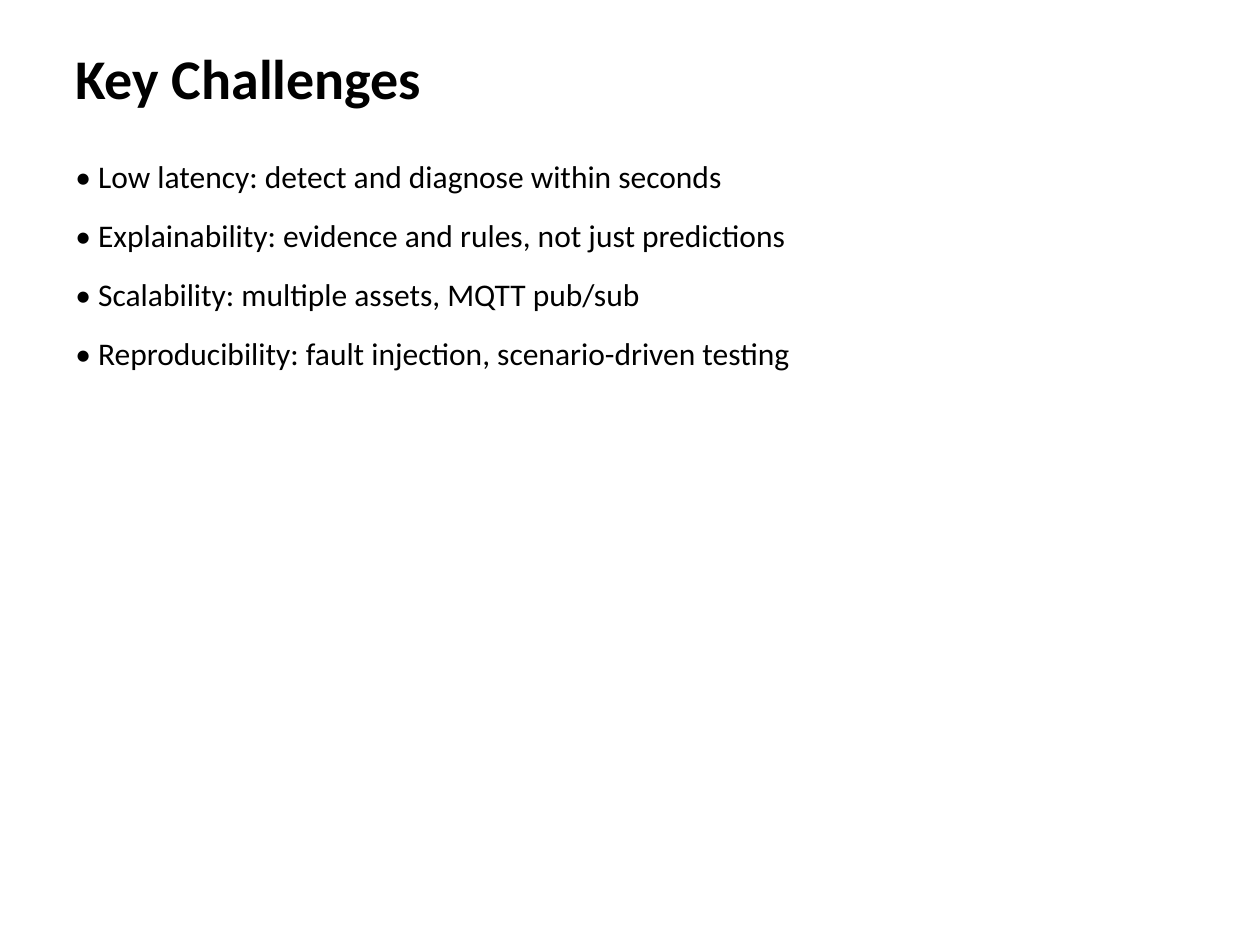
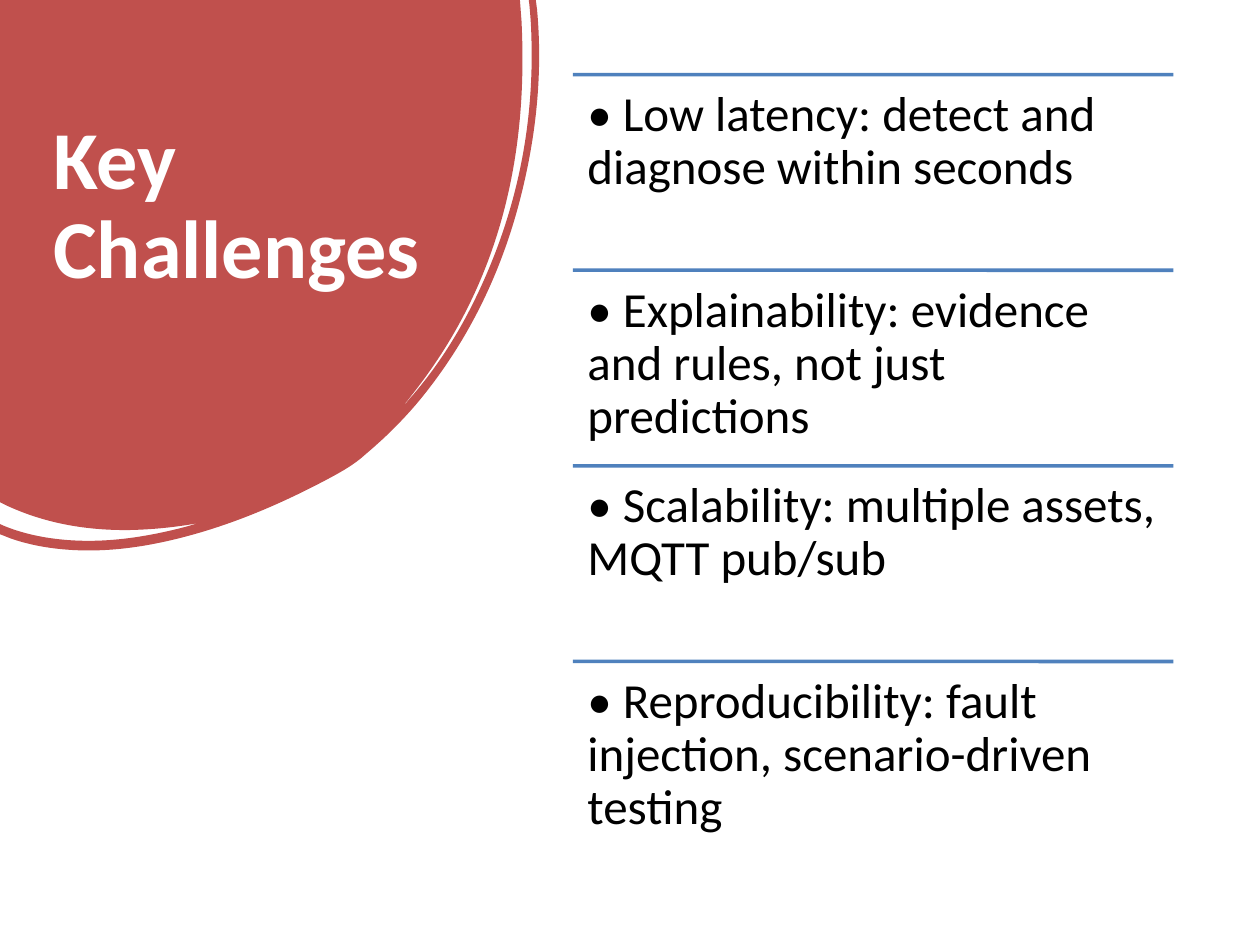
Before and after one commit to Haoj1/Powerplant-Multi-Agent, a slide deck: slide 6 of docs/Multi-Agent_Powerplant_Project.pptx. Drawn at 1260x945 pixels with LibreOffice and Linux fonts; fonts in the diff are those of the drawing. Boxes give left, top, right and bottom in pixels: in the first picture for what was removed or moved away, otherwise in the second. Text is boxed around its words. In the diff, an @@ line names an element or a change of style, - is before the commit and + after.

```diff
--- a/docs/Multi-Agent_Powerplant_Project.pptx
+++ b/docs/Multi-Agent_Powerplant_Project.pptx
@@ freeform shape added at bbox=[0, 0, 539, 551], fill #C0504D @@
@@ text "Key Challenges": place and size @@
-text "Key Challenges" at bbox=[75, 59, 421, 109]
+text "Key Challenges" at bbox=[53, 135, 419, 292]
@@ text "Key Challenges" at bbox=[53, 135, 419, 292]: size 32 to 47 pt, text colour #000000 to #FFFFFF; line spacing 1 to 0.9; more space between paragraphs @@
@@ text removed at bbox=[98, 166, 789, 371] @@
-• Low latency: detect and diagnose within seconds
-• Explainability: evidence and rules, not just predictions
-• Scalability: multiple assets, MQTT pub/sub
-• Reproducibility: fault injection, scenario-driven testing
@@ group added at bbox=[573, 74, 1173, 833]: 4 lines, 4 texts @@
+• Low latency: detect and diagnose within seconds
+• Explainability: evidence and rules, not just predictions
+• Scalability: multiple assets, MQTT pub/sub
+• Reproducibility: fault injection, scenario-driven testing
```
Also in this commit, not shown: 24 other slides changed, 5 slides added, 2 slides removed.
